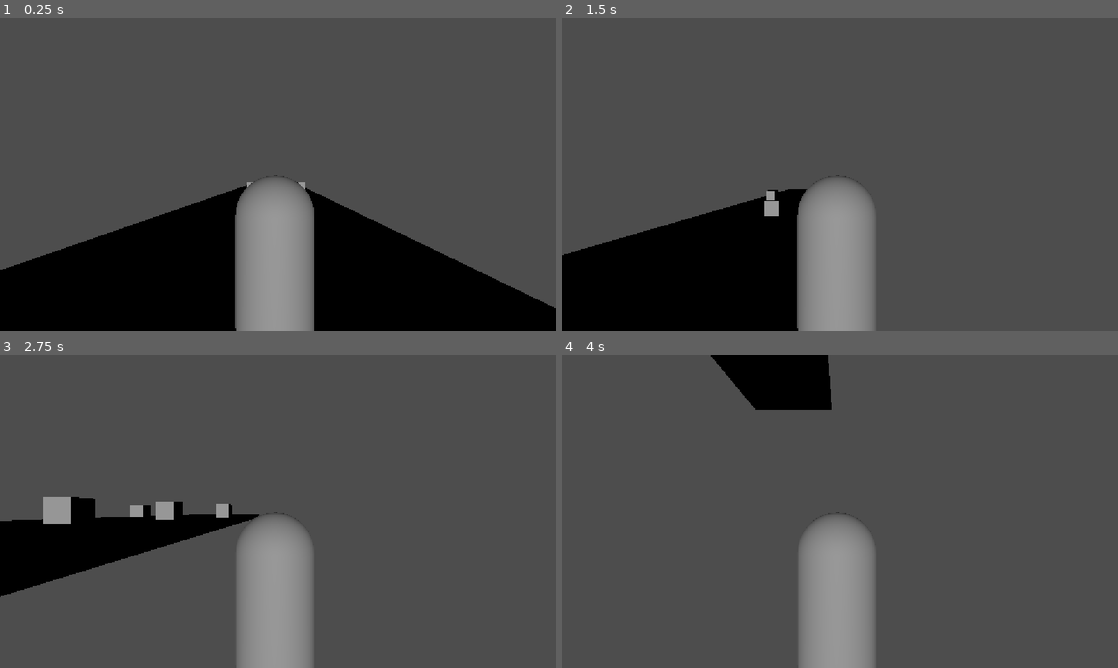
Above: before the commit, frames 1-4 (two rows, left to right).
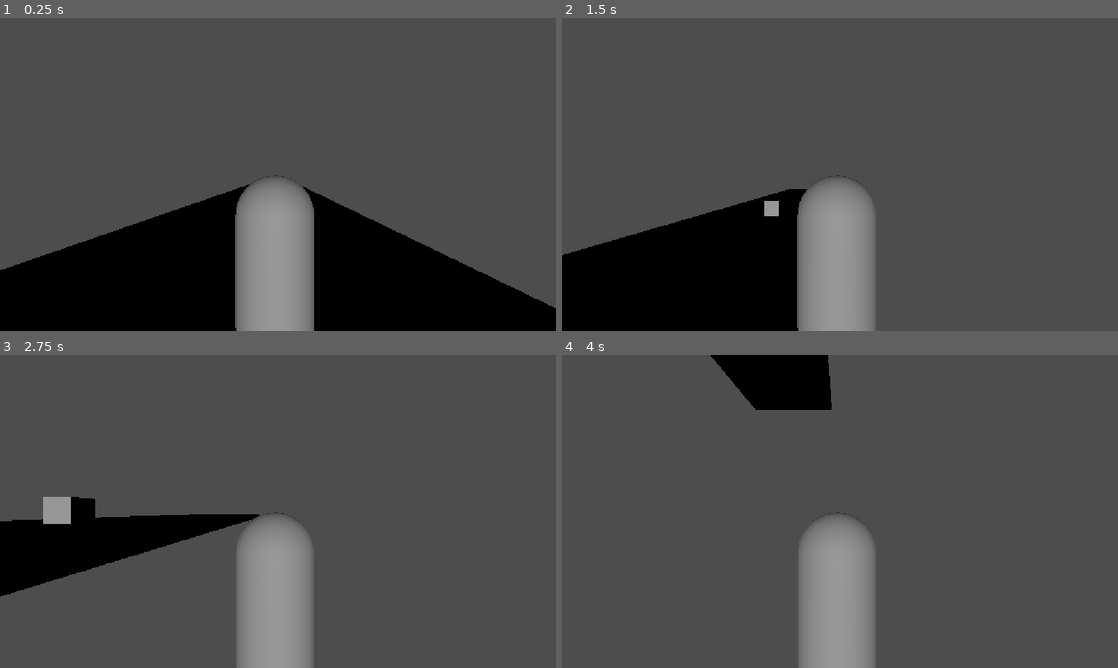
Above: after the commit, the same moments.

Repository: TheAbdullahSaleem/Run_Run_Run
Game: Godot game, scene res://Scenes/main.tscn
Two runs of this game, one before a commit and one after it. Both use one fixed random seed, a clock stepped at 60 frames per second and the inputs below.
Inputs (mouse positions are in pixels of both pictures, inside the frame that each line leads up to):
- Up to frame 1 (0.25 s): no input
- Up to frame 2 (1.5 s): tap Enter at 0.5 s; move the mouse to (962, 158) at 0.52 s; hold D (right) 0.53-1.28 s; tap Alt at 0.6 s; click (962, 158) at 0.67 s; tap Space (Jump) at 0.77 s; move the mouse to (728, 190) at 1.27 s; hold Down from 1.28 s (still down); tap Shift at 1.35 s
- Up to frame 3 (2.75 s): tap Space (Jump) at 1.52 s; move the mouse to (333, 442) at 2.02 s; release Down at 2.03 s; hold D (right) from 2.03 s (still down); tap Alt at 2.1 s
- Up to frame 4 (4 s): move the mouse to (812, 574) at 2.77 s; release D (right) at 2.78 s; hold Up 2.78-3.53 s; tap Shift at 2.85 s; click (812, 574) at 2.92 s; tap Space (Jump) at 3.02, 3.77 s; move the mouse to (1006, 558) at 3.52 s; hold A (left) from 3.53 s (still down); tap Alt at 3.6 s

The runs differ from the first frame. In frame 1, less than 0.1% of the frame differs, in the area x 44-55%, y 52-55%; in frame 2, less than 0.1%; in frame 3, 0.5%, in the area x 23-42%, y 46-53%; in frame 4, nothing differs.
Error after the commit: Parse Error: Identifier "ghkvy" not declared in the current scope. (res://Scripts/main.gd:11)

Commit message:
Made the ground spawn automatically and delete also

Diff:
--- a/Scripts/main.gd
+++ b/Scripts/main.gd
@@ -8,7 +8,7 @@
 	for i in range(3):
 		spawn_obstacles()
 	#spawning_obstacles()
-
+	ghkvy
 # Called every frame. 'delta' is the elapsed time since the previous frame.
 func _process(delta: float) -> void:
 	deleting_obstacles()
